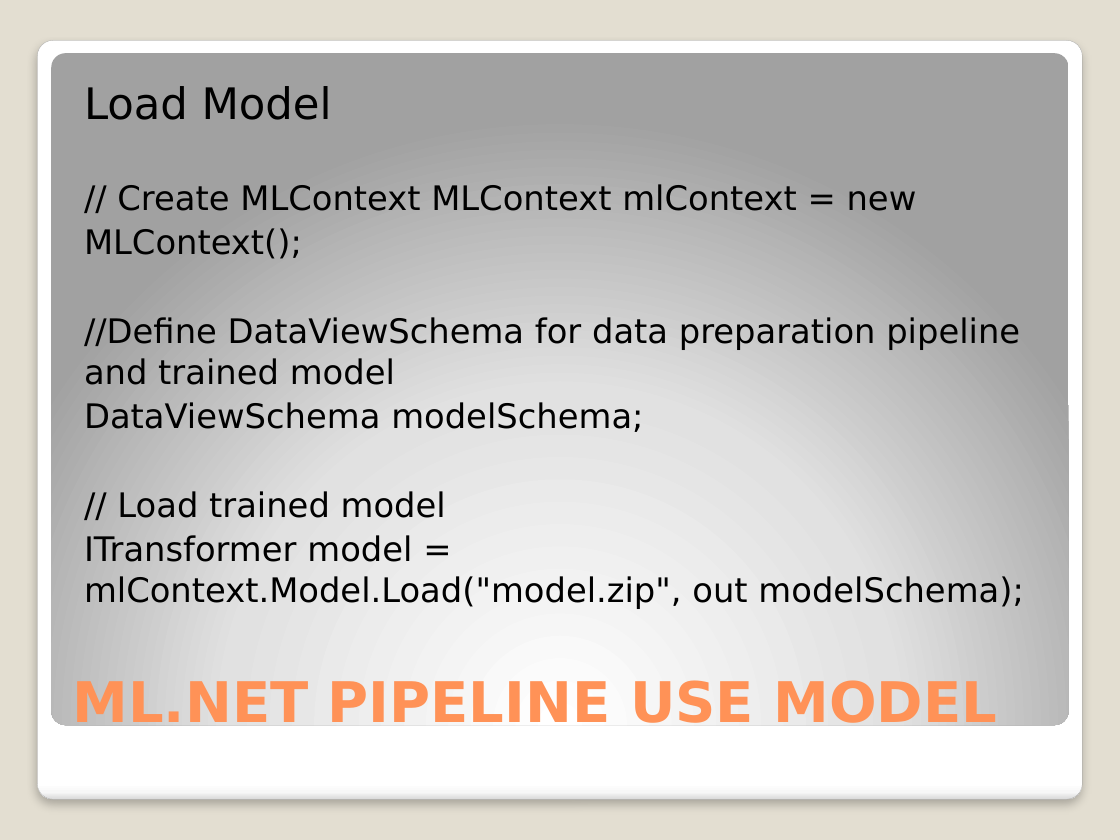
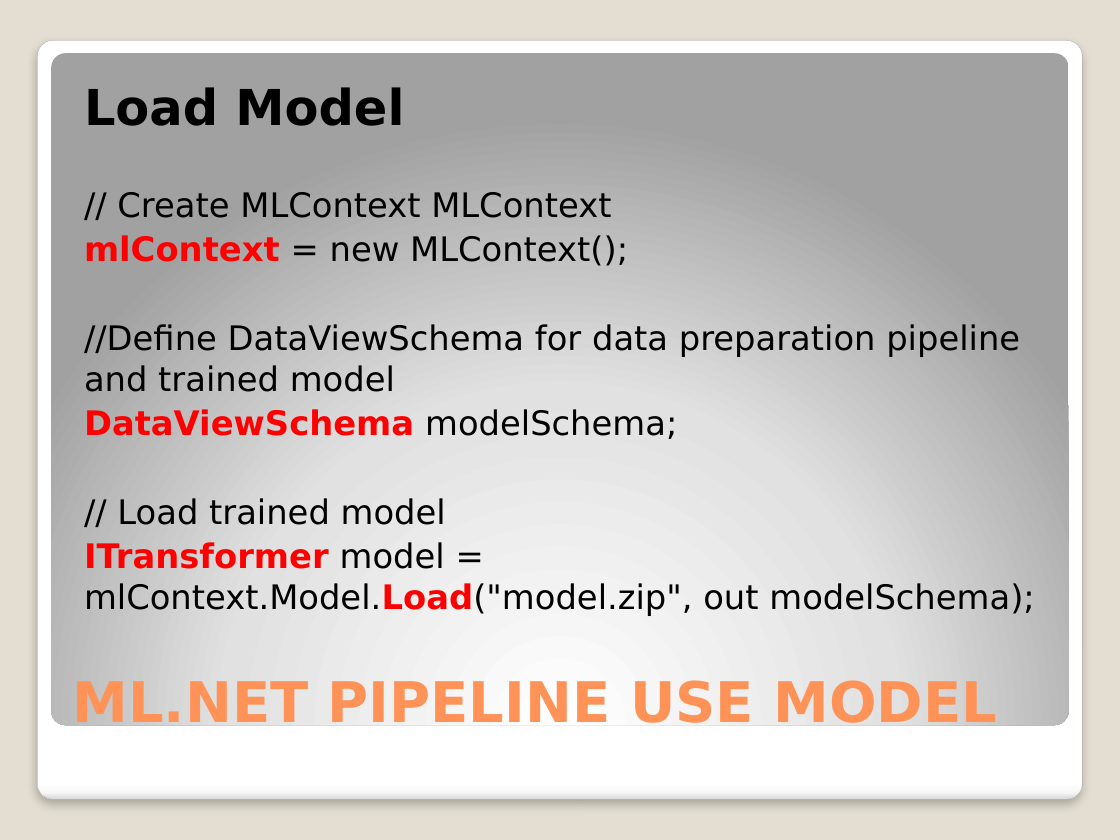
Before and after one commit to djkormo/mlnet-cli, a slide deck: slide 26 of presentation/Machine learning in Azure without Python.pptx (slide 28 before the commit). Drawn at 1120x840 pixels with LibreOffice and Linux fonts; fonts in the diff are those of the drawing. Boxes give left, top, right and bottom in pixels: in the first picture for what was removed or moved away, otherwise in the second. Text is boxed around its words. In the diff, an @@ line names an element or a change of style, - is before the commit and + after.

```diff
--- a/presentation/Machine learning in Azure without Python.pptx
+++ b/presentation/Machine learning in Azure without Python.pptx
@@ text at [84, 87, 1034, 616]: size 27.9 to 31.8 pt in "Load Model"; bold on in "Load Model", "DataViewSchema", "ITransformer mlContext.Model.Load("model.zip","; text colour #000000 to #FF0000 in "DataViewSchema", "ITransformer mlContext.Model.Load("model.zip"," @@
@@ text at [84, 192, 628, 266]: spaces changed @@
-// Create MLContext MLContext mlContext = new
-MLContext();
+// Create MLContext MLContext
+mlContext = new MLContext();
```
Also in this commit, not shown: 16 other slides changed, 3 slides added, 1 other file.
